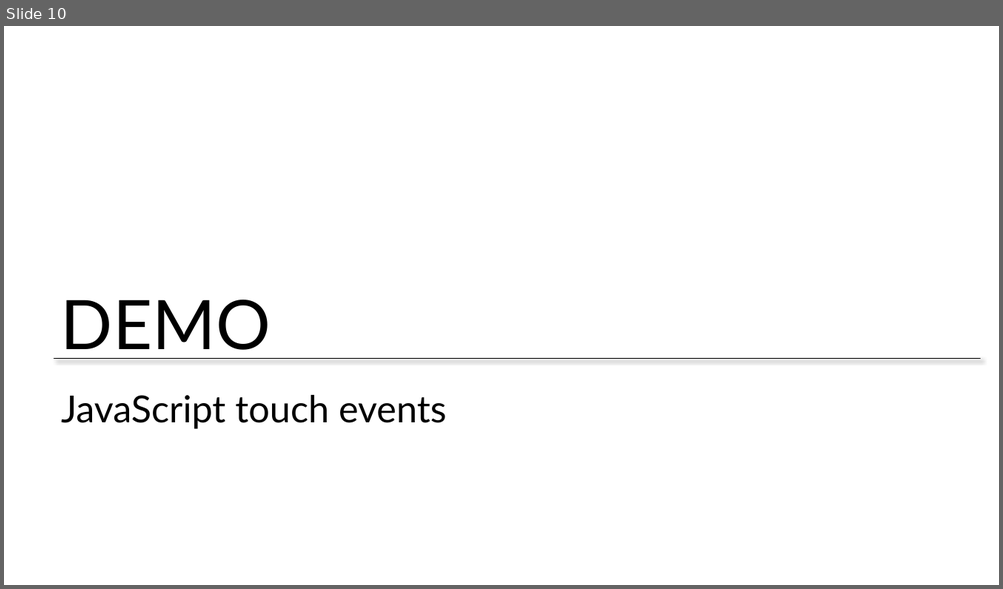
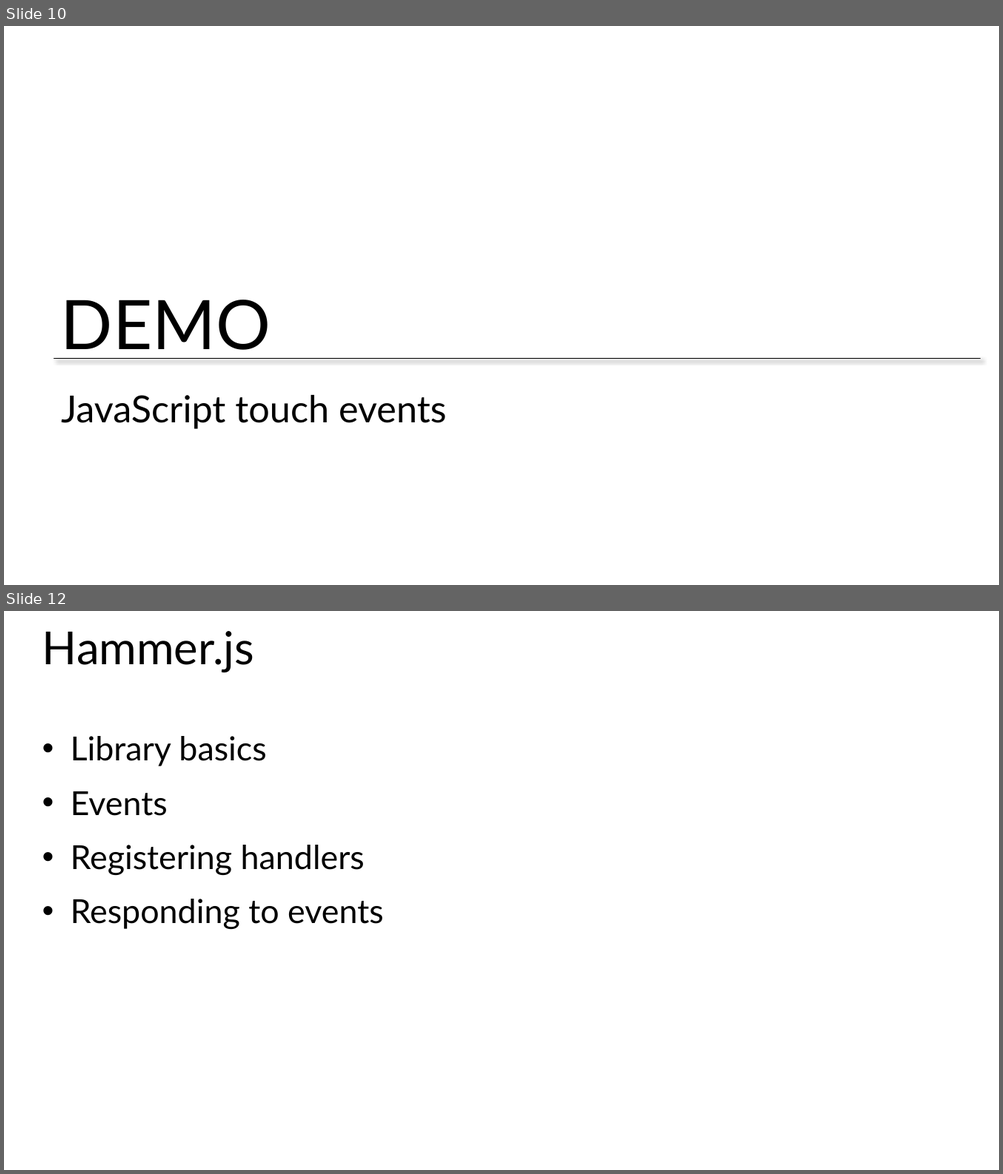
Before and after one commit to CharaD7/FrayedKnot, a slide deck: Slides/Mod 3 - Integrating Touch.pptx. Shown one above the other, each under a label of ours: slide 10 before the commit, slides 10 and 12 after it; the slides between them are not shown. The pictures are 1003x589 and 1003x1174 pixels, drawn with LibreOffice and Linux fonts; fonts in the diff are those of the drawing; background and template pictures are left out. Boxes give left, top, right and bottom in pixels: in the first picture for what was removed or moved away, otherwise in the second. Text is boxed around its words. In the diff, an @@ line names an element or a change of style, - is before the commit and + after.

```diff
--- a/Slides/Mod 3 - Integrating Touch.pptx
+++ b/Slides/Mod 3 - Integrating Touch.pptx
@@ slide 12 added at (4, 611, 999, 1170), background #FFFFFF @@
@@ title added at (42, 631, 255, 673), 44 pt, text #000000 @@
+Hammer.js
@@ text added at (71, 736, 384, 930), 32 pt, text #000000 @@
+• Library basics
+• Events
+• Registering handlers
+• Responding to events
```
Also in this commit, not shown: 8 other slides added, 20 other files.
